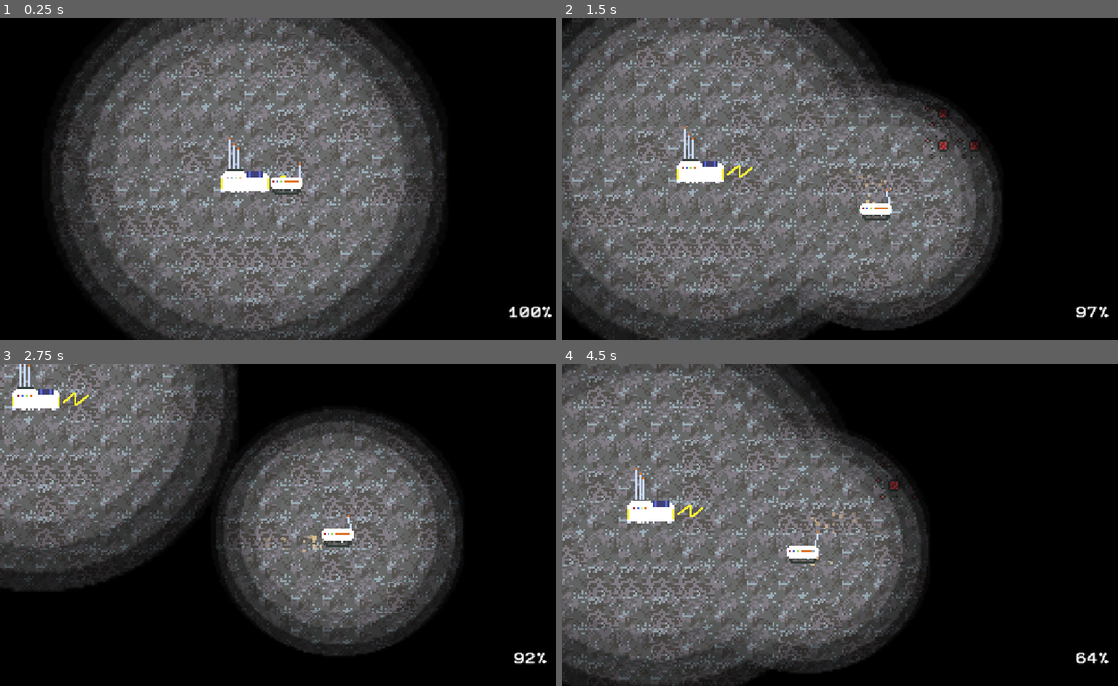
Above: before the commit, frames 1-4 (two rows, left to right).
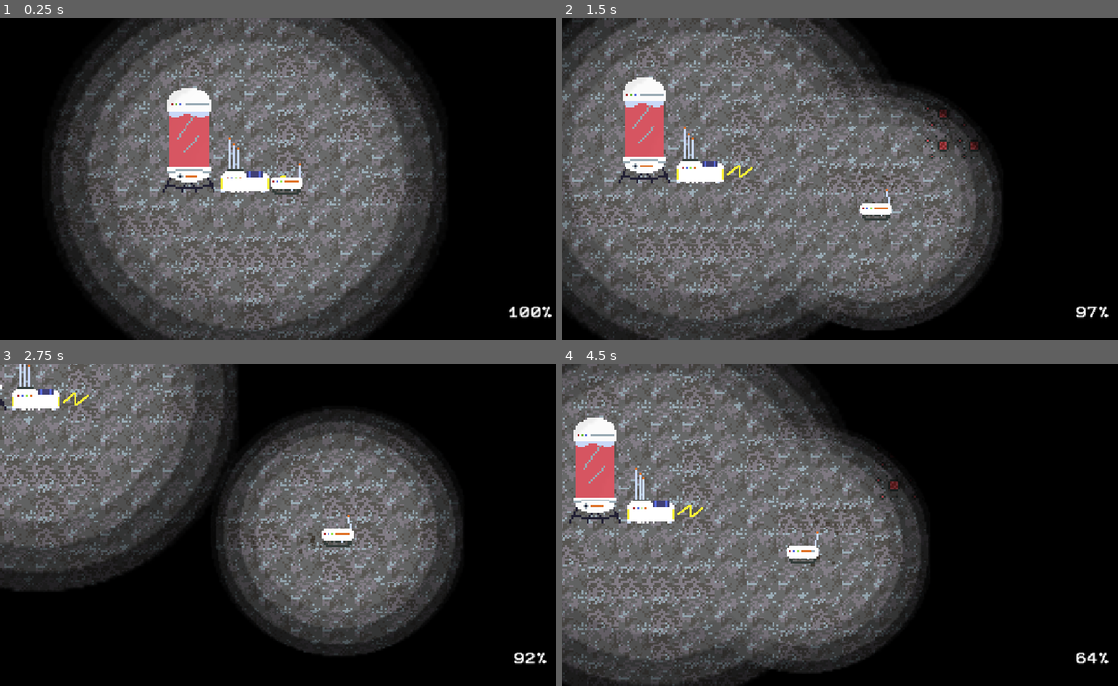
Above: after the commit, the same moments.

Repository: DanielDe8/Moonrunner
Game: Godot game, scene res://Scenes/Main.tscn
Same seed, same stepped clock (60 frames per second), same inputs: the game is played once before the commit and once after it.
Inputs (mouse positions are in pixels of both pictures, inside the frame that each line leads up to):
- Up to frame 1 (0.25 s): no input
- Up to frame 2 (1.5 s): tap Enter at 0.5 s; move the mouse to (973, 162) at 0.52 s; hold Right (right) 0.53-1.28 s; hold M (mine) 0.53-1.28 s; click (973, 162) at 0.67 s; move the mouse to (734, 195) at 1.27 s; hold Down (down) from 1.28 s (still down); tap M (mine) at 1.35 s
- Up to frame 3 (2.75 s): move the mouse to (344, 454) at 2.02 s; release Down (down) at 2.03 s; hold Right (right) from 2.03 s (still down); hold R (warp) from 2.03 s (still down); tap M (mine) at 2.3 s
- Up to frame 4 (4.5 s): move the mouse to (817, 589) at 2.77 s; release Right (right) at 2.78 s; release R (warp) at 2.78 s; hold Up (up) 2.78-3.53 s; tap M (mine) at 2.85 s; click (817, 589) at 2.92 s; move the mouse to (1017, 573) at 3.52 s; hold M (mine) 3.53-4.28 s; hold Left (left) from 3.53 s (still down); move the mouse to (678, 476) at 4.27 s; tap R (warp) at 4.35 s

The runs differ from the first frame. In frame 1, 2.2% of the frame differs, in the area x 29-39%, y 21-55%; in frame 2, 2.2%; in frame 3, 0.2%; in frame 4, 2.3%, in the area x 1-61%, y 16-63%.

Commit message:
asdfghjk

Diff:
--- a/Objects/player.tscn
+++ b/Objects/player.tscn
@@ -165,34 +165,61 @@
 "speed": 5.0
 }]
 
-[sub_resource type="Gradient" id="Gradient_dust"]
-colors = PackedColorArray(0.92, 0.78, 0.58, 1, 0.92, 0.78, 0.58, 0)
-
-[sub_resource type="GradientTexture1D" id="GradientTexture1D_dust"]
-gradient = SubResource("Gradient_dust")
-
 [sub_resource type="Gradient" id="Gradient_white"]
-colors = PackedColorArray(1, 1, 1, 1, 1, 1, 1, 1)
+offsets = PackedFloat32Array(0, 0.3106383, 0.7659575, 1)
+colors = PackedColorArray(1, 1, 1, 1, 1, 1, 1, 1, 1, 1, 1, 1, 1, 1, 1, 1)
 
 [sub_resource type="GradientTexture2D" id="GradientTexture2D_dust_px"]
 gradient = SubResource("Gradient_white")
 width = 2
 height = 2
 
+[sub_resource type="Gradient" id="Gradient_dust"]
+offsets = PackedFloat32Array(0, 0.005235602, 0.16230367, 0.34554973, 0.42408377, 0.5183246, 0.63350785, 0.7643979, 0.9633508, 1)
+colors = PackedColorArray(0.92, 0.78, 0.58, 1, 0.92, 0.78, 0.58, 0.76963353, 0.92, 0.78, 0.58, 0.716472, 0.92, 0.78, 0.58, 0.6544503, 0.92, 0.78, 0.58, 0.5759163, 0.92, 0.78, 0.58, 0.48167545, 0.92, 0.78, 0.58, 0.36649218, 0.92, 0.78, 0.58, 0.39557886, 0.92, 0.78, 0.58, 0.43979058, 0.92, 0.78, 0.58, 0)
+
+[sub_resource type="GradientTexture1D" id="GradientTexture1D_dust"]
+gradient = SubResource("Gradient_dust")
+
 [sub_resource type="ParticleProcessMaterial" id="ParticleProcessMaterial_g78ft"]
 particle_flag_disable_z = true
 emission_shape = 3
 emission_box_extents = Vector3(6, 2, 1)
+angle_min = 1.0728835e-05
+angle_max = 1.0728835e-05
 direction = Vector3(0, 1, 0)
 spread = 180.0
 initial_velocity_min = 12.0
 initial_velocity_max = 24.0
 gravity = Vector3(0, 0, 0)
+radial_accel_min = 99.99999
+radial_accel_max = 99.99999
 damping_min = 25.0
 damping_max = 40.0
 scale_min = 0.5
-scale_max = 1.0
+color = Color(0.20871013, 0.20871016, 0.20871013, 1)
 color_ramp = SubResource("GradientTexture1D_dust")
+
+[sub_resource type="Gradient" id="Gradient_mining"]
+colors = PackedColorArray(1, 0.22, 0.18, 1, 0.75, 0.08, 0.08, 0)
+
+[sub_resource type="GradientTexture1D" id="GradientTexture1D_mining"]
+gradient = SubResource("Gradient_mining")
+
+[sub_resource type="ParticleProcessMaterial" id="ParticleProcessMaterial_mining"]
+particle_flag_disable_z = true
+emission_shape = 1
+emission_sphere_radius = 6.0
+direction = Vector3(0, -1, 0)
+spread = 180.0
+initial_velocity_min = 18.0
+initial_velocity_max = 42.0
+gravity = Vector3(0, 40, 0)
+damping_min = 30.0
+damping_max = 50.0
+scale_min = 0.5
+scale_max = 1.2
+color_ramp = SubResource("GradientTexture1D_mining")
 
 [node name="player" type="CharacterBody2D" unique_id=1788329522 groups=["Player"]]
 z_index = 10
@@ -254,5 +281,15 @@
 amount = 24
 texture = SubResource("GradientTexture2D_dust_px")
 lifetime = 0.5
+process_material = SubResource("ParticleProcessMaterial_g78ft")
+
+[node name="MiningParticles" type="GPUParticles2D" parent="." unique_id=1597764571]
+z_index = 3
+texture_filter = 1
+position = Vector2(0, 2)
+emitting = false
+amount = 20
+texture = SubResource("GradientTexture2D_dust_px")
+lifetime = 0.35
 local_coords = false
-process_material = SubResource("ParticleProcessMaterial_g78ft")
+process_material = SubResource("ParticleProcessMaterial_mining")
--- a/Objects/silo.tscn
+++ b/Objects/silo.tscn
@@ -1,5 +1,6 @@
 [gd_scene format=3 uid="uid://dbd8nvvikbvr0"]
 
+[ext_resource type="Script" uid="uid://b5os5pi4a6d1k" path="res://silo_manager.gd" id="1_sdkc4"]
 [ext_resource type="Texture2D" uid="uid://c1ok58og22avp" path="res://Assets/base_silo_0.png" id="1_4cvgo"]
 [ext_resource type="Texture2D" uid="uid://bdp8me1vghx23" path="res://Assets/base_silo_1.png" id="2_sdkc4"]
 [ext_resource type="Texture2D" uid="uid://d1dmuc6nbh3o0" path="res://Assets/base_silo_2.png" id="3_yq5j8"]
--- a/Scripts/collectable.gd
+++ b/Scripts/collectable.gd
@@ -8,12 +8,13 @@
 @export var max_distance: int = -1
 @export var hp: float = 1.0
 
-@onready var player: CharacterBody2D = $"../../player"
+@onready var player: Node = get_tree().get_first_node_in_group("Player")
 
 
 func mine(delta: float) -> void:
 	hp -= delta
 
 	if hp <= 0.0:
-		player.red_ore_count += 1
+		if player != null and "red_ore_count" in player:
+			player.red_ore_count += 1
 		queue_free()
--- a/Scripts/player.gd
+++ b/Scripts/player.gd
@@ -33,7 +33,7 @@
 
 var last_pos_array: Array[Vector2] = []
 
-var red_ore_cound = 0
+var red_ore_count: int = 0
 
 func _ready() -> void:
 	if camera != null:
@@ -104,7 +104,9 @@
 	if has_node("GPUParticles2D"):
 		$GPUParticles2D.emitting = (velocity != Vector2.ZERO)
 
-	# Mining animation
+	# Mining animation & red spark/chip particles
+	if has_node("MiningParticles"):
+		$MiningParticles.emitting = is_mining
 	if is_mining:
 		$MiningAnimation.show()
 		$MiningAnimation.play("default")
